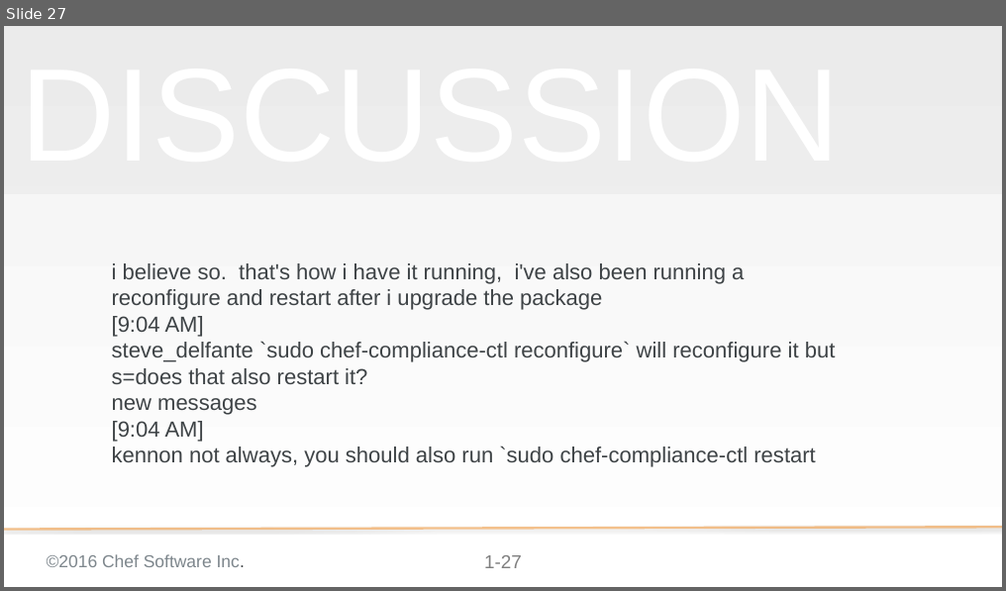
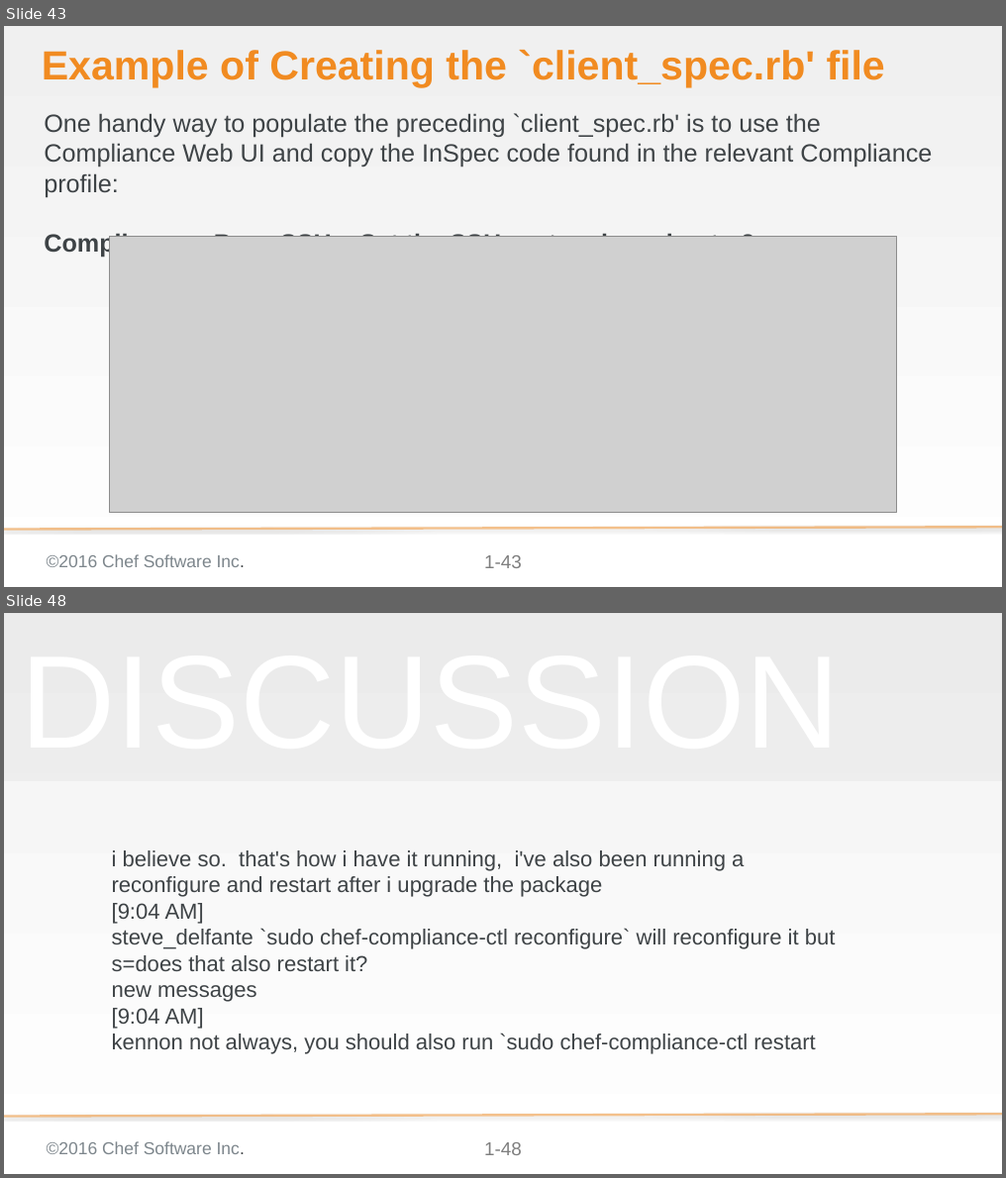
Before and after one commit to bchamby/chef-compliance-installation-configuration-operation, a slide deck: 03-initial-configuration-scans.pptx. Shown one above the other, each under a label of ours: slide 27 before the commit, slides 43 and 48 after it; the slides between them are not shown. The pictures are 1006x591 and 1006x1178 pixels, drawn with LibreOffice and Linux fonts; fonts in the diff are those of the drawing; grey boxes stand for pictures; background and template pictures are left out. Boxes give left, top, right and bottom in pixels: in the first picture for what was removed or moved away, otherwise in the second. Text is boxed around its words. In the diff, an @@ line names an element or a change of style, - is before the commit and + after.

```diff
--- a/03-initial-configuration-scans.pptx
+++ b/03-initial-configuration-scans.pptx
@@ slide 43 added at box(4, 26, 1002, 587), background gradient #F0F0F0 to #FFFFFF; not listed: 3 template elements that a slide beside it also shows @@
@@ title added at box(42, 50, 885, 87), 52.2 pt, text #F18B21, bold @@
+Example of Creating the `client_spec.rb' file
@@ text added at box(44, 113, 932, 258), 32 pt, text #3E4346 @@
+One handy way to populate the preceding `client_spec.rb' is to use the Compliance Web UI and copy the InSpec code found in the relevant Compliance profile:
+Compliance > Base SSH > Set the SSH protocol version to 2
@@ picture added at box(109, 236, 896, 513) @@
@@ what was slide 27 is now slide 48 @@
@@ page number at box(484, 1143, 522, 1156): text changed @@
-1-27
+1-48
```
Also in this commit, not shown: 2 slides changed, 22 other slides added, 2 slides removed.
